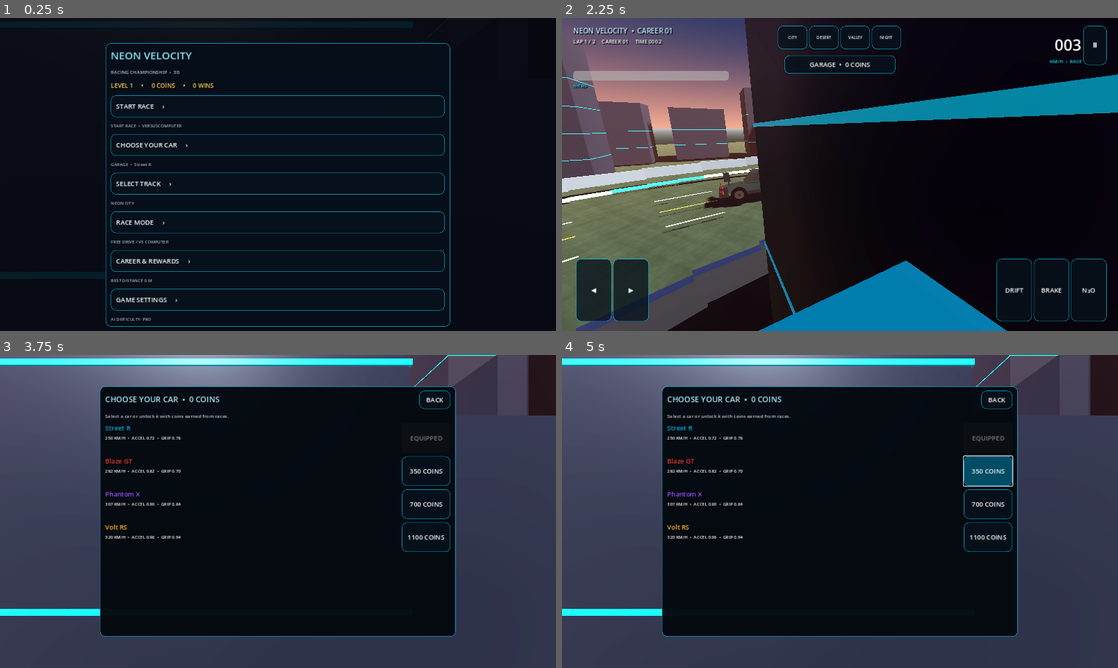
Above: before the commit, frames 1-4 (two rows, left to right).
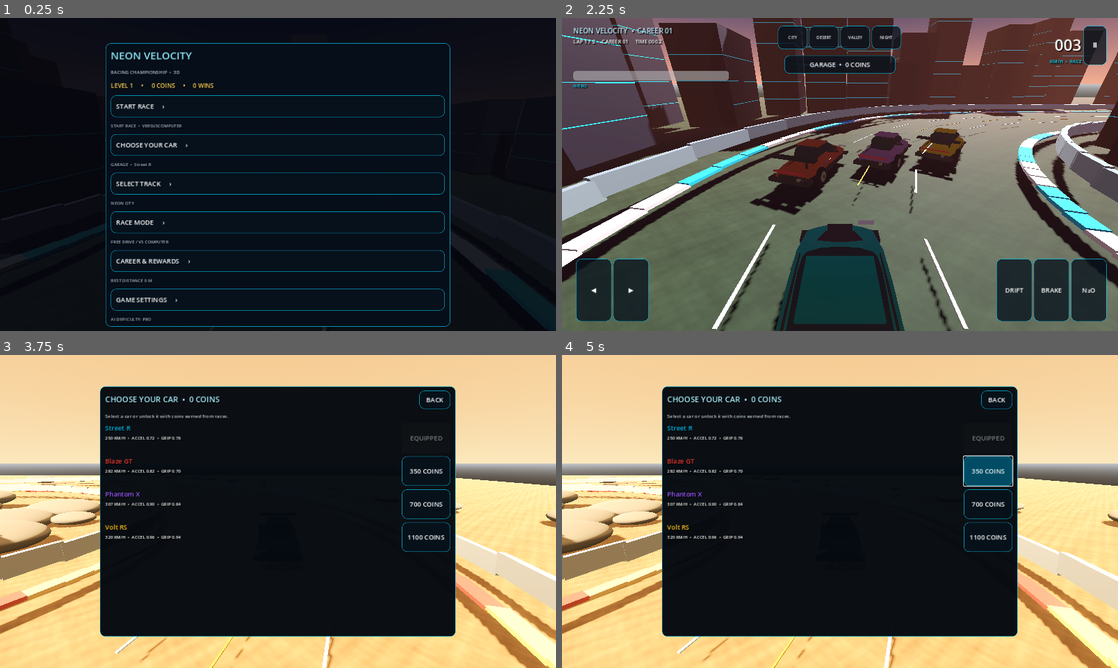
Above: after the commit, the same moments.

Repository: Deeprows/GAMEZ-2
Game: Godot game, scene res://scenes/main.tscn
The game is run twice, just before and just after one commit, with the same random seed, the same clock (stepped at 60 frames per second) and the same inputs.
Inputs:
- Up to frame 1 (0.25 s): no input
- Up to frame 2 (2.25 s): click "START RACE ›" at 0.5 s; click "CITY" at 1.25 s; click "START RACE ›" at 2 s
- Up to frame 3 (3.75 s): click "DESERT" at 2.75 s; click "CHOOSE YOUR CAR ›" at 3.5 s
- Up to frame 4 (5 s): click "350 COINS" at 4.25 s

The runs differ from the first frame. In frame 2, 77% of the frame differs, in the area x 0-100%, y 0-100%; in frame 3, 49%; in frame 4, 49%.

Commit message:
Persist selected tracks and stage AI only when a race starts

Diff:
--- a/scripts/main.gd
+++ b/scripts/main.gd
@@ -51,7 +51,6 @@
 	player.rotation.y = PI
 	player.freeze = true
 	_setup_camera()
-	_spawn_ai_racers()
 	hud = MobileHUD.new()
 	add_child(hud)
 	hud.setup(self)
@@ -89,8 +88,9 @@
 	camera.fov = 76
 	camera.near = 0.08
 	camera.far = 500
-	camera.position = Vector3(0, 4.1, 9.5)
+	camera.position = player.global_position + Vector3(0, 4.1, 9.5)
 	add_child(camera)
+	camera.look_at(player.global_position + Vector3(0, 0.5, -5.5), Vector3.UP)
 
 func _spawn_ai_racers() -> void:
 	for old_rival in opponents:
@@ -236,6 +236,7 @@
 
 func change_environment(id: int) -> void:
 	environment_id = clampi(id, 0, 3)
+	_save_progress()
 	get_tree().paused = false
 	get_tree().reload_current_scene()
 
@@ -249,6 +250,7 @@
 		wins = int(cfg.get_value("career", "wins", 0))
 		best_distance = int(cfg.get_value("career", "best_distance", 0))
 		best_lap = float(cfg.get_value("career", "best_lap", 0.0))
+		environment_id = clampi(int(cfg.get_value("career", "environment", environment_id)), 0, 3)
 		selected_car = str(cfg.get_value("garage", "selected", garage.selected_car))
 		garage.selected_car = selected_car
 
@@ -259,6 +261,7 @@
 	cfg.set_value("career", "wins", wins)
 	cfg.set_value("career", "best_distance", best_distance)
 	cfg.set_value("career", "best_lap", best_lap)
+	cfg.set_value("career", "environment", environment_id)
 	cfg.set_value("garage", "selected", garage.selected_car)
 	cfg.set_value("garage", "owned", Array(garage.owned))
 	cfg.save("user://career.cfg")
@@ -282,11 +285,13 @@
 
 func set_race_mode(mode: String) -> void:
 	race_mode = "freeDrive" if mode == "freeDrive" else "versusComputer"
-	_spawn_ai_racers()
+	if race_active:
+		_spawn_ai_racers()
 
 func set_ai_difficulty(level: int) -> void:
 	ai_difficulty = clampi(level, 0, 2)
-	_spawn_ai_racers()
+	if race_active:
+		_spawn_ai_racers()
 
 func connect_multiplayer(url: String, driver_name: String) -> void:
 	if network:
